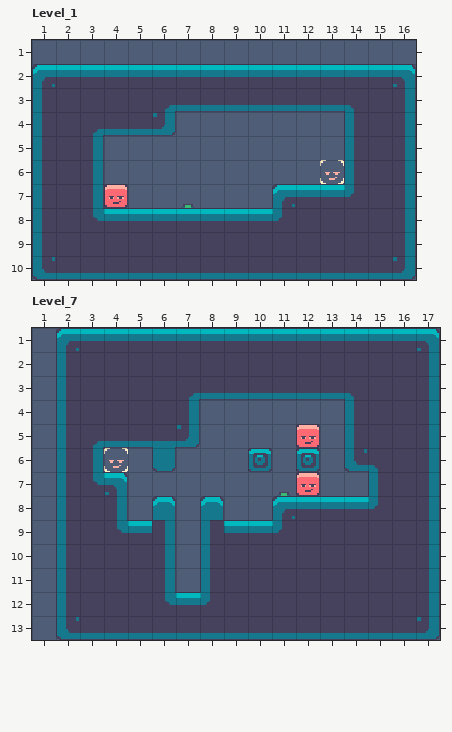
LDtk project: assets/world.ldtk. The picture above was drawn from the file before the commit.
Cells are 16x16 px. Shown: Level_1 x 1..16, y 1..10; Level_7 x 1..17, y 1..13. The commit also changed other parts of the map, which this record leaves out. The old version is drawn lined up with the new one.
And afterwards:
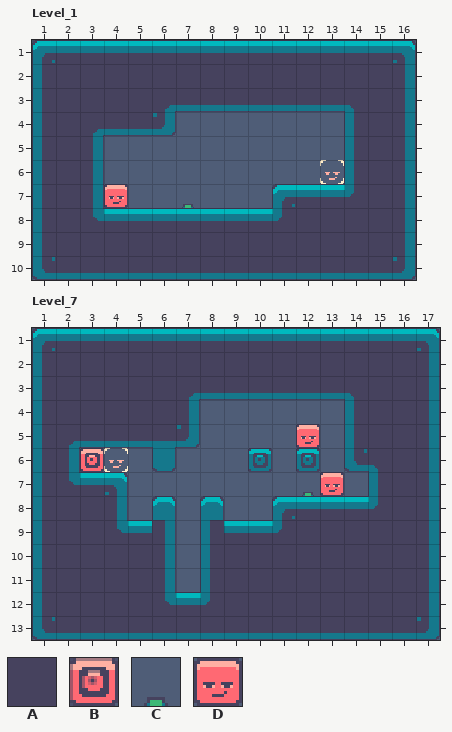
Key: from "IntGrid": A 1 "block", B 6 "disable"; from "SoftVibe20": C 69, D 71.
_ is an empty cell.
Objects are placed by their top-left corner, in cells (3,4 is the top-left corner of cell 3,4); size is 1x1 cell unless given.
Changes in this commit:
Level_1: map size 18x11 -> 18x12 cells (old content now starts at 0,1; both pictures use the new coordinates)
Level_7: map size 18x15 -> 19x15 cells (old content now starts at 1,0; both pictures use the new coordinates)
Layer "IntGrid", Level_1:
The author put tile A in row 1 at x 1 to 16.
Layer "IntGrid", Level_7:
The author put tile A in rows 1 to 13 at x 1.
Tile A becomes tile B in row 6 at x 3.
Layer "Entities", Level_7:
Object D "Player" at 12,7 becomes D "Player" at 13,7.
Object C "JumpPower" at 11,7 becomes C "JumpPower" at 12,7.
